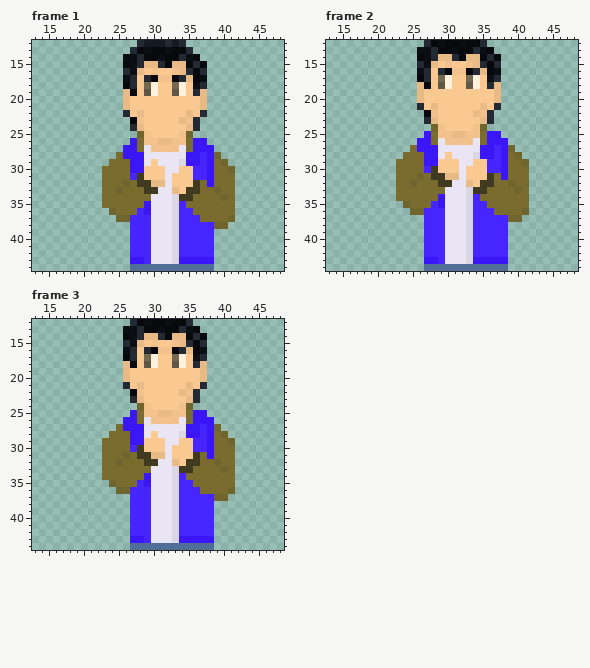
Two states of a pixel-art file, Assets/art/hamilton/Characters/Hef/HefPainL.aseprite. The picture above is the old version.
64x64 pixels, 5 frames. Pixels under 10% opacity are left out. Colours within 5 levels of each other are drawn and written as one. Shown: frame 1: x 13..48, y 12..44; frame 2: x 13..48, y 12..44; frame 3: x 13..48, y 12..44. The commit also changed other frames or places, which this record leaves out.
And afterwards:
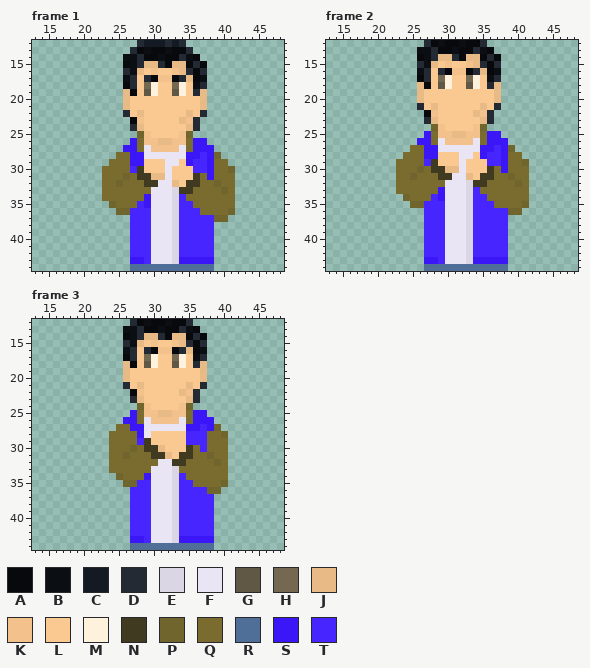
Palette (. is transparent): A #07090c  B #0b0e13  C #141a23  D #232a33  E #dbd6e3  F #eae5f4  G #605745  H #746850  J #e8ba86  K #f3c28c  L #fac891  M #fef2dc  N #403a21  P #71652e  Q #7a6c2e  R #4f6f99  S #3b16f7  T #4725ff
Changes in this commit:
Changed rows in their new state; - is an unchanged pixel.
Frame 1:
first column x 23:
28 ---Q---------------
29 ------L-L--L-T---Q-
30 ----TN----L--------
31 ---PQ-NJJ----NQ----
32 --PQ-Q-NF-J-N--QP--
33 --Q---QF--EN-Q--QP-
34 ------S----TQ----Q-
35 .P---T------T------
36 -.PPT-T------T----P
37 --..----------TTPP.
38 ----------------..-
Frame 2:
first column x 23:
27 ---Q---------------
28 ------L-L--L-T---Q-
29 ----TN----L--------
30 ---PQ-NJJ----NQ----
31 --PQ-Q-NF-J-N--QP--
32 --Q---QF--EN-Q--QP-
33 ------S----TQ----Q-
34 .P---T------T------
35 -.PPT-T------T----P
36 --..----------TTPP.
37 ----------------..-
Frame 3:
first column x 23:
27 ---Q---------------
28 ----Q---LLLLTT-Q---
29 .---QTN--LL-T--Q--.
30 .---PQNNJL--NQ-Q--.
31 .----QQNNJ-NNQ-P--.
32 .-Q---QQ--NNQQ----.
33 .----------QQ----Q.
34 ..P---------------.
35 -..PP-T----------P.
36 --..----------TPP..
37 ----------------..-
Pixel boxes of the changes (left, top, right, bottom) in both pictures:
changed: (102, 152, 235, 229)
changed: (396, 145, 529, 222)
changed: (102, 424, 235, 501)
